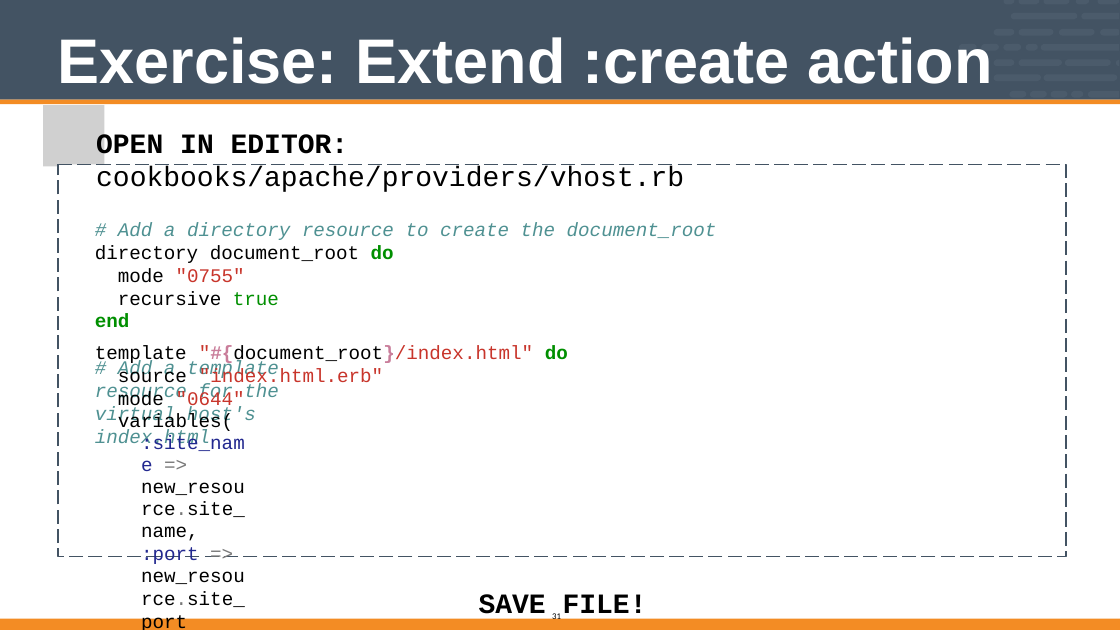
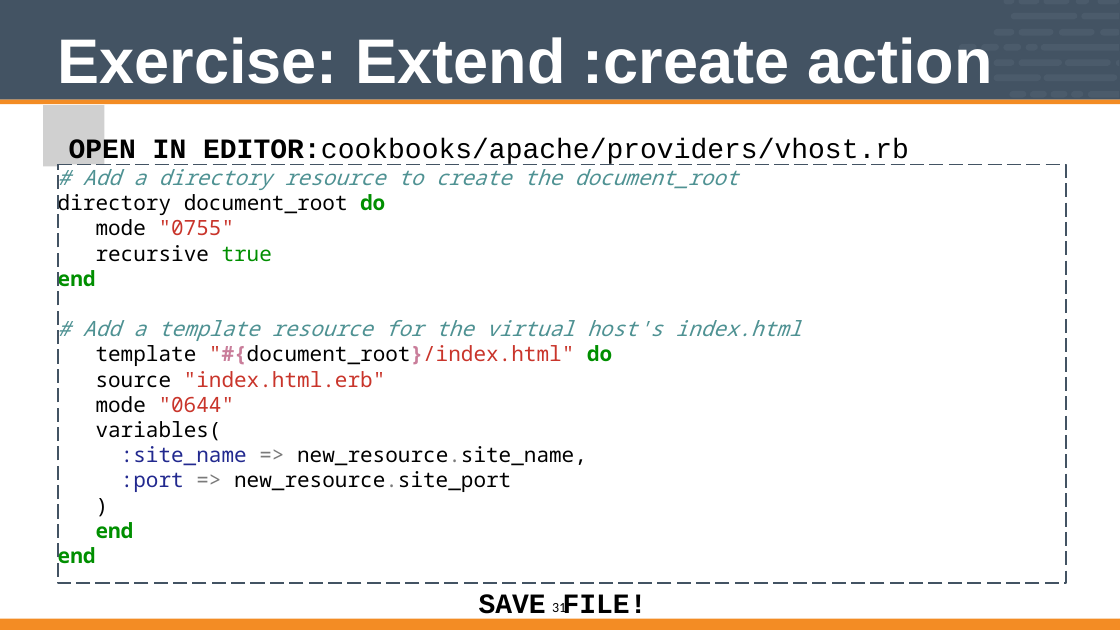
Before and after one commit to vinyar/chef-intermediate, a slide deck: slide 31 of Modules/04-Chef_Intermediate.pptx. Drawn at 1120x630 pixels with LibreOffice and Linux fonts; fonts in the diff are those of the drawing; grey boxes stand for pictures. Boxes give left, top, right and bottom in pixels: in the first picture for what was removed or moved away, otherwise in the second. Text is boxed around its words. In the diff, an @@ line names an element or a change of style, - is before the commit and + after.

```diff
--- a/Modules/04-Chef_Intermediate.pptx
+++ b/Modules/04-Chef_Intermediate.pptx
@@ text at bbox=[69, 138, 909, 166]: text changed; size 22 to 32 pt; text colour #4F9192 to #000000 @@
-OPEN IN EDITOR: cookbooks/apache/providers/vhost.rb
-# Add a directory resource to create the document_root
-directory document_root do
-mode "0755" recursive true
-end
-# Add a template resource for the virtual host's index.html
+OPEN IN EDITOR:cookbooks/apache/providers/vhost.rb
@@ freeform shape: place and size @@
-freeform shape at bbox=[58, 164, 1066, 556]
+freeform shape at bbox=[58, 164, 1066, 583]
@@ text in freeform shape at bbox=[58, 169, 801, 570]: text added @@
+# Add a directory resource to create the document_root
+directory document_root do
+mode "0755"
+recursive true
+end
+# Add a template resource for the virtual host's index.html
+template "#{document_root}/index.html" do
+source "index.html.erb"
+mode "0644"
+variables(
+:site_name => new_resource.site_name,
+:port => new_resource.site_port
+)
+end
+end
@@ freeform shape "# Add a directory resource ...": place and size @@
-freeform shape "# Add a directory resource ..." at bbox=[58, 164, 1066, 556]
+freeform shape "# Add a directory resource ..." at bbox=[58, 164, 1066, 580]
@@ text removed at bbox=[95, 346, 187, 388] @@
-template source
@@ text removed at bbox=[199, 346, 568, 389] @@
-"#{document_root}/index.html" do
-"index.html.erb"
@@ text removed at bbox=[118, 391, 245, 630] @@
-mode "0644" variables(
-:site_name => new_resource.site_name,
-:port => new_resource.site_port
-)
-end end
@@ page number: place and size @@
-page number at bbox=[552, 612, 561, 622]
+page number at bbox=[552, 600, 566, 613]
@@ page number at bbox=[552, 600, 566, 613]: size 10 to 16 pt @@
```
Also in this commit, not shown: 55 other slides changed.
